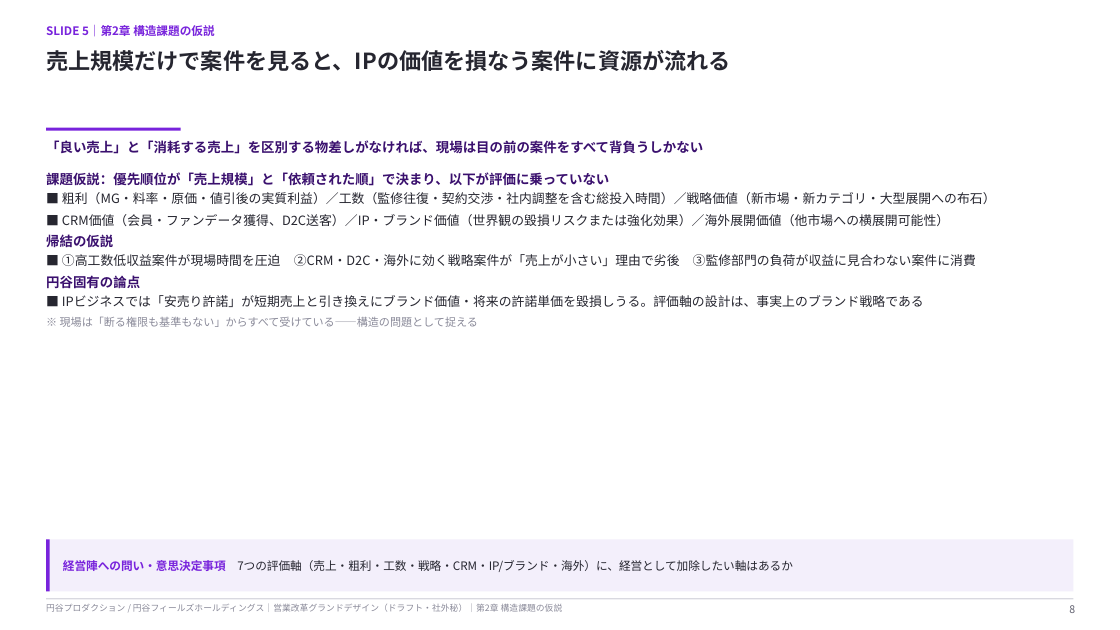
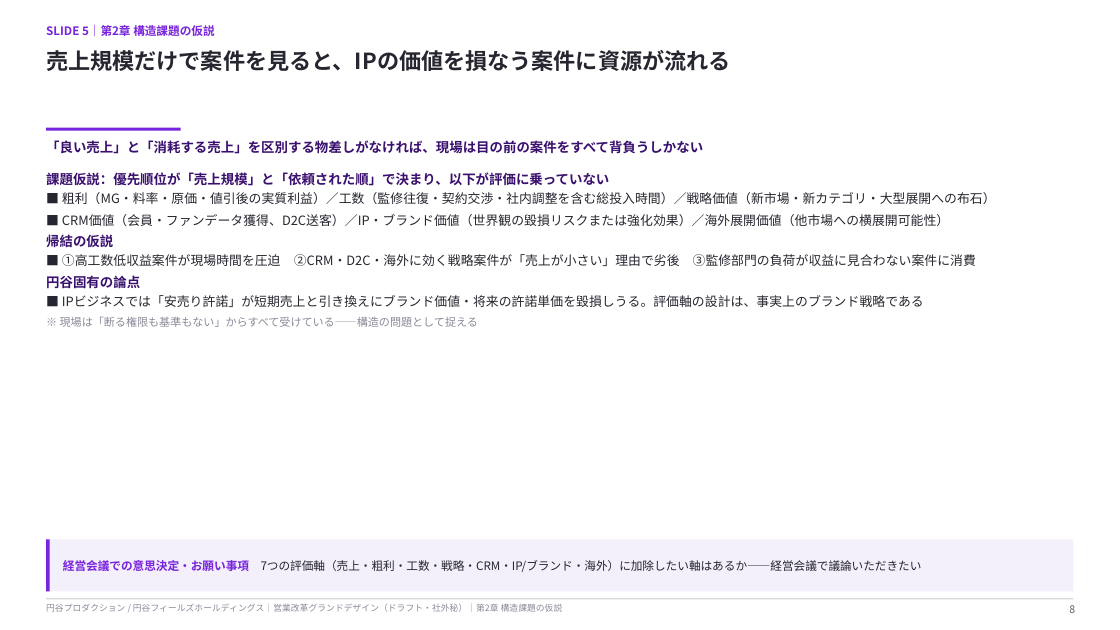
Before and after one commit to hayatoshintani-spe/kessho-lens, a slide deck: slide 8 of docs/営業改革グランドデザイン_円谷.pptx. Drawn at 1120x630 pixels with LibreOffice and Linux fonts; fonts in the diff are those of the drawing. Boxes give left, top, right and bottom in pixels: in the first picture for what was removed or moved away, otherwise in the second. Text is boxed around its words. In the diff, an @@ line names an element or a change of style, - is before the commit and + after.

```diff
--- a/docs/営業改革グランドデザイン_円谷.pptx
+++ b/docs/営業改革グランドデザイン_円谷.pptx
@@ text at box(63, 560, 922, 572): text changed @@
-経営陣への問い・意思決定事項 7つの評価軸（売上・粗利・工数・戦略・CRM・IP/ブランド・海外）に、経営として加除したい軸はあるか
+経営会議での意思決定・お願い事項 7つの評価軸（売上・粗利・工数・戦略・CRM・IP/ブランド・海外）に加除したい軸はあるか——経営会議で議論いただきたい
```
Also in this commit, not shown: 26 other slides changed, 1 other file.
